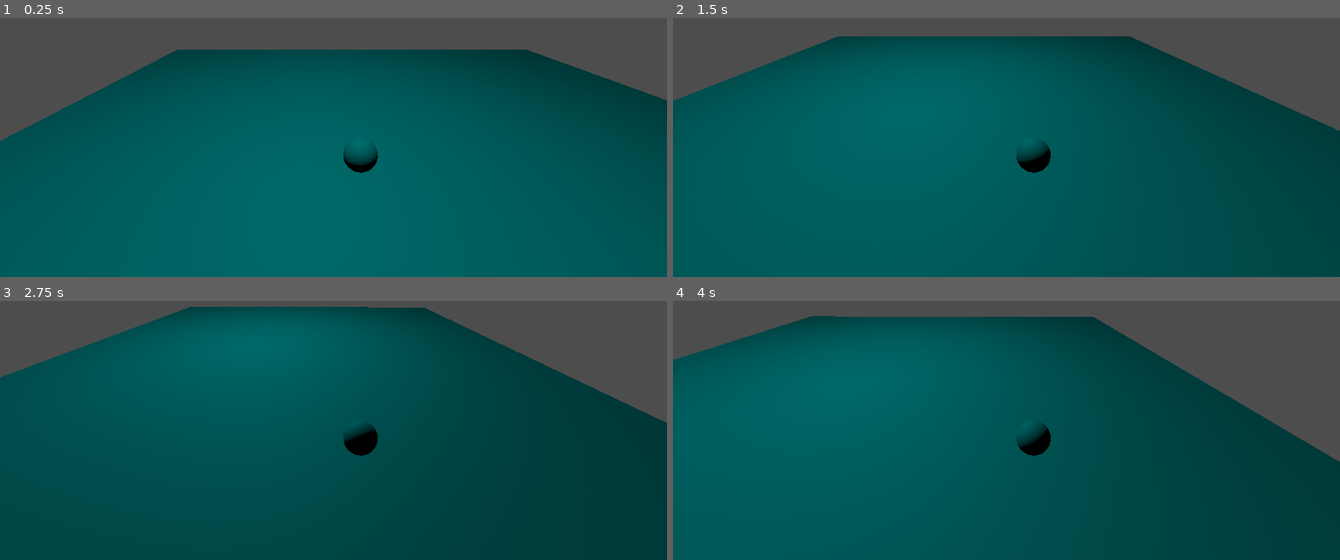
Above: before the commit, frames 1-4 (two rows, left to right).
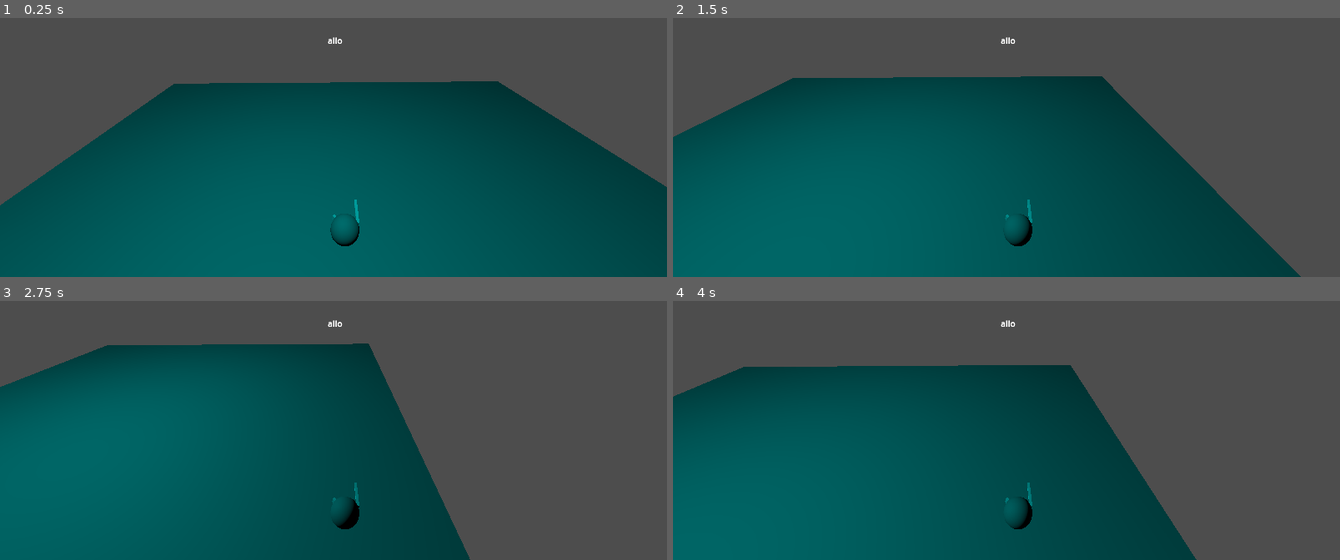
Above: after the commit, the same moments.

Repository: Jean-LoupIsReal/PasVampireSurvivor
Game: Godot game, scene res://Main.tscn
Two runs of this game, one before a commit and one after it. Both use one fixed random seed, a clock stepped at 60 frames per second and the inputs below.
Inputs:
- Up to frame 1 (0.25 s): no input
- Up to frame 2 (1.5 s): tap Enter at 0.5 s; hold Right (ui_right) 0.53-1.28 s; hold Down (ui_down) from 1.28 s (still down)
- Up to frame 3 (2.75 s): release Down (ui_down) at 2.03 s; hold Right (ui_right) from 2.03 s (still down)
- Up to frame 4 (4 s): release Right (ui_right) at 2.78 s; hold Up (ui_up) 2.78-3.53 s; hold Left (ui_left) from 3.53 s (still down)

The runs differ from the first frame. In frame 1, 19% of the frame differs, in the area x 0-100%, y 7-89%; in frame 2, 32%; in frame 3, 43%, in the area x 0-100%, y 2-100%; in frame 4, 38%.

Commit message:
Gun marche pas

Diff:
--- /dev/null
+++ b/Gun.tscn
@@ -0,0 +1,65 @@
+[gd_scene load_steps=5 format=3 uid="uid://dn20o353k0es3"]
+
+[sub_resource type="StandardMaterial3D" id="StandardMaterial3D_0pojk"]
+metallic = 0.34
+
+[sub_resource type="BoxMesh" id="BoxMesh_tym81"]
+material = SubResource("StandardMaterial3D_0pojk")
+size = Vector3(0.1, 0.1, 1)
+
+[sub_resource type="Animation" id="Animation_d72ev"]
+resource_name = "Shoot"
+length = 0.1
+step = 0.01
+tracks/0/type = "value"
+tracks/0/imported = false
+tracks/0/enabled = true
+tracks/0/path = NodePath(".:position")
+tracks/0/interp = 1
+tracks/0/loop_wrap = true
+tracks/0/keys = {
+"times": PackedFloat32Array(0, 0.01, 0.1),
+"transitions": PackedFloat32Array(1, 1, 1),
+"update": 0,
+"values": [Vector3(0, -0.0468697, -1.00613), Vector3(0, -0.047, -0.8), Vector3(0, -0.0468697, -1.00613)]
+}
+
+[sub_resource type="AnimationLibrary" id="AnimationLibrary_nsc6q"]
+_data = {
+"Shoot": SubResource("Animation_d72ev")
+}
+
+[node name="Gun" type="Node3D"]
+transform = Transform3D(1, 0, 0, 0, 1, 0, 0, 0, 1, 0, -0.0468697, -1.00613)
+
+[node name="MeshInstance3D" type="MeshInstance3D" parent="."]
+transform = Transform3D(1, 0, 0, 0, 1, 0, 0, 0, 1, 0, 0, 0.503067)
+mesh = SubResource("BoxMesh_tym81")
+
+[node name="MeshInstance3D2" type="MeshInstance3D" parent="."]
+transform = Transform3D(0.92307, 0, 0, 0, 0.160478, -0.209007, 0, -1.11488, -0.0300849, 0, -0.0678926, 0.049692)
+mesh = SubResource("BoxMesh_tym81")
+
+[node name="AnimationPlayer" type="AnimationPlayer" parent="."]
+libraries = {
+"": SubResource("AnimationLibrary_nsc6q")
+}
+
+[node name="Muzzle" type="Marker3D" parent="."]
+transform = Transform3D(1, 0, -3.8743e-07, 0, 1, 0, 3.8743e-07, 0, 1, 0.707018, -0.480814, -0.0676775)
+
+[node name="Timer" type="Timer" parent="."]
+wait_time = 10.0
+autostart = true
+
+[node name="TimeRemaining" type="Label" parent="."]
+offset_left = 629.0
+offset_top = 254.0
+offset_right = 916.0
+offset_bottom = 277.0
+text = "allo"
+
+[node name="RayCast3D" type="RayCast3D" parent="."]
+target_position = Vector3(0, -1, -1)
+
+[connection signal="timeout" from="Timer" to="." method="_on_timer_timeout"]
--- /dev/null
+++ b/GunScript2.gd
@@ -0,0 +1,19 @@
+extends Node
+
+
+@export var gunDépart: PackedScene
+var positionDuGun
+var equippedWeapon : Node3D
+
+# Called when the node enters the scene tree for the first time.
+func _ready():
+	positionDuGun = get_parent().find_child("PositionDuGun")
+	if gunDépart:
+		equip_weapon(gunDépart)
+
+func equip_weapon(Prendre_arme):
+	if equippedWeapon:
+		equippedWeapon.queue_free()
+	else:
+		equippedWeapon = Prendre_arme.instantiate()
+		positionDuGun.add_child(equippedWeapon)
--- a/Main.tscn
+++ b/Main.tscn
@@ -1,7 +1,8 @@
-[gd_scene load_steps=5 format=3 uid="uid://b0rumxjrsvqmw"]
+[gd_scene load_steps=6 format=3 uid="uid://b0rumxjrsvqmw"]
 
 [ext_resource type="PackedScene" uid="uid://bqracl43dvlb4" path="res://Player.tscn" id="1_t72va"]
-[ext_resource type="Script" path="res://Player.gd" id="2_tcs7g"]
+[ext_resource type="Script" path="res://GunScript2.gd" id="3_bnjvk"]
+[ext_resource type="PackedScene" uid="uid://dn20o353k0es3" path="res://Gun.tscn" id="4_d2xb2"]
 
 [sub_resource type="BoxShape3D" id="BoxShape3D_jeubl"]
 size = Vector3(30, 1, 30)
@@ -13,7 +14,7 @@
 transform = Transform3D(-0.764584, 0, -0.644524, 0, 1, 0, 0.644524, 0, -0.764584, 0.0533905, 0.0748601, 0)
 
 [node name="floor" type="StaticBody3D" parent="."]
-transform = Transform3D(1, 0, 1.78814e-07, 0, 1, 0, -1.78814e-07, 0, 1, 0, -1, 0)
+transform = Transform3D(0.642788, 0, 0.766044, 0, 1, 0, -0.766044, 0, 0.642788, 0, -1, 0)
 
 [node name="CollisionShape3D" type="CollisionShape3D" parent="floor"]
 shape = SubResource("BoxShape3D_jeubl")
@@ -23,11 +24,20 @@
 mesh = SubResource("BoxMesh_v7dab")
 
 [node name="CharacterBody3D" parent="." instance=ExtResource("1_t72va")]
-transform = Transform3D(1, 0, 2.68221e-07, 0, 1, 0, -2.68221e-07, 0, 1, -1.97604, 0.480814, -0.255499)
-script = ExtResource("2_tcs7g")
+transform = Transform3D(1, 0, 2.68221e-07, 0, 1, 0, -2.68221e-07, 0, 1, -0.31689, 0.480814, -0.030531)
 
 [node name="Camera3D" type="Camera3D" parent="CharacterBody3D"]
-transform = Transform3D(0.99887, 0.00792032, -0.0468768, 0.0126588, 0.906117, 0.422837, 0.0458249, -0.422953, 0.904993, -1.10301, 4.73303, 5.62842)
+transform = Transform3D(0.75471, 0.277263, -0.594591, 0, 0.906308, 0.422618, 0.656059, -0.318954, 0.683999, -4, 8, 4)
+
+[node name="Gun" parent="CharacterBody3D/Camera3D" instance=ExtResource("4_d2xb2")]
+transform = Transform3D(0.75471, -4.65661e-10, 0.656059, 0.277262, 0.906308, -0.318954, -0.594591, 0.422618, 0.684, -0.00628632, -4.94481, -9.57405)
+
+[node name="PositionDuGun" type="Marker3D" parent="CharacterBody3D"]
+transform = Transform3D(0.760633, 0, -0.649183, 0, 1, 0, 0.649183, 0, 0.760633, 0.532751, 0, 0.11747)
+
+[node name="GunScript2" type="Node" parent="CharacterBody3D"]
+script = ExtResource("3_bnjvk")
+"gunDépart" = ExtResource("4_d2xb2")
 
 [node name="OmniLight3D3" type="OmniLight3D" parent="."]
 transform = Transform3D(1, 0, 2.98023e-08, 0, 1, 0, -2.98023e-08, 0, 1, -3.71343, 12.9409, -0.430678)
--- a/Player.gd
+++ b/Player.gd
@@ -1,6 +1,6 @@
 extends CharacterBody3D
 
-const SPEED: int = 7
+const SPEED = 7
 
 func _ready():
 	pass
--- a/Player.tscn
+++ b/Player.tscn
@@ -1,10 +1,13 @@
-[gd_scene load_steps=3 format=3 uid="uid://bqracl43dvlb4"]
+[gd_scene load_steps=4 format=3 uid="uid://bqracl43dvlb4"]
+
+[ext_resource type="Script" path="res://Player.gd" id="1_eykp2"]
 
 [sub_resource type="BoxShape3D" id="BoxShape3D_gc0so"]
 
 [sub_resource type="SphereMesh" id="SphereMesh_cu3fg"]
 
 [node name="CharacterBody3D" type="CharacterBody3D"]
+script = ExtResource("1_eykp2")
 
 [node name="CollisionShape3D" type="CollisionShape3D" parent="."]
 shape = SubResource("BoxShape3D_gc0so")
--- /dev/null
+++ b/bullet.gd
@@ -0,0 +1,15 @@
+extends Node3D
+
+const SPEED = 40.0
+
+@onready var mesh = $BulletMesh
+@onready var ray = $RayCast3D
+
+# Called when the node enters the scene tree for the first time.
+func _ready():
+	pass # Replace with function body.
+
+
+# Called every frame. 'delta' is the elapsed time since the previous frame.
+func _process(delta):
+	position += transform.basis * Vector3(0, 0, -SPEED) * delta
--- /dev/null
+++ b/bullet.tscn
@@ -0,0 +1,20 @@
+[gd_scene load_steps=4 format=3 uid="uid://bwgu5oyuhpko4"]
+
+[ext_resource type="Script" path="res://bullet.gd" id="1_cqkfn"]
+
+[sub_resource type="StandardMaterial3D" id="StandardMaterial3D_mwlit"]
+metallic = 1.0
+metallic_specular = 0.0
+
+[sub_resource type="SphereMesh" id="SphereMesh_n2frk"]
+material = SubResource("StandardMaterial3D_mwlit")
+radius = 0.1
+height = 0.2
+
+[node name="Bullet" type="Node3D"]
+script = ExtResource("1_cqkfn")
+
+[node name="BulletMesh" type="MeshInstance3D" parent="."]
+mesh = SubResource("SphereMesh_n2frk")
+
+[node name="RayCast3D" type="RayCast3D" parent="."]
--- a/project.godot
+++ b/project.godot
@@ -19,3 +19,38 @@
 
 window/size/viewport_width=1280
 window/size/viewport_height=720
+
+[input]
+
+ui_left={
+"deadzone": 0.5,
+"events": [Object(InputEventKey,"resource_local_to_scene":false,"resource_name":"","device":0,"window_id":0,"alt_pressed":false,"shift_pressed":false,"ctrl_pressed":false,"meta_pressed":false,"pressed":false,"keycode":4194319,"physical_keycode":0,"key_label":0,"unicode":0,"echo":false,"script":null)
+, Object(InputEventJoypadButton,"resource_local_to_scene":false,"resource_name":"","device":0,"button_index":13,"pressure":0.0,"pressed":false,"script":null)
+, Object(InputEventJoypadMotion,"resource_local_to_scene":false,"resource_name":"","device":0,"axis":0,"axis_value":-1.0,"script":null)
+, Object(InputEventKey,"resource_local_to_scene":false,"resource_name":"","device":-1,"window_id":0,"alt_pressed":false,"shift_pressed":false,"ctrl_pressed":false,"meta_pressed":false,"pressed":false,"keycode":0,"physical_keycode":65,"key_label":0,"unicode":97,"echo":false,"script":null)
+]
+}
+ui_right={
+"deadzone": 0.5,
+"events": [Object(InputEventKey,"resource_local_to_scene":false,"resource_name":"","device":0,"window_id":0,"alt_pressed":false,"shift_pressed":false,"ctrl_pressed":false,"meta_pressed":false,"pressed":false,"keycode":4194321,"physical_keycode":0,"key_label":0,"unicode":0,"echo":false,"script":null)
+, Object(InputEventJoypadButton,"resource_local_to_scene":false,"resource_name":"","device":0,"button_index":14,"pressure":0.0,"pressed":false,"script":null)
+, Object(InputEventJoypadMotion,"resource_local_to_scene":false,"resource_name":"","device":0,"axis":0,"axis_value":1.0,"script":null)
+, Object(InputEventKey,"resource_local_to_scene":false,"resource_name":"","device":-1,"window_id":0,"alt_pressed":false,"shift_pressed":false,"ctrl_pressed":false,"meta_pressed":false,"pressed":false,"keycode":0,"physical_keycode":68,"key_label":0,"unicode":100,"echo":false,"script":null)
+]
+}
+ui_up={
+"deadzone": 0.5,
+"events": [Object(InputEventKey,"resource_local_to_scene":false,"resource_name":"","device":0,"window_id":0,"alt_pressed":false,"shift_pressed":false,"ctrl_pressed":false,"meta_pressed":false,"pressed":false,"keycode":4194320,"physical_keycode":0,"key_label":0,"unicode":0,"echo":false,"script":null)
+, Object(InputEventJoypadButton,"resource_local_to_scene":false,"resource_name":"","device":0,"button_index":11,"pressure":0.0,"pressed":false,"script":null)
+, Object(InputEventJoypadMotion,"resource_local_to_scene":false,"resource_name":"","device":0,"axis":1,"axis_value":-1.0,"script":null)
+, Object(InputEventKey,"resource_local_to_scene":false,"resource_name":"","device":-1,"window_id":0,"alt_pressed":false,"shift_pressed":false,"ctrl_pressed":false,"meta_pressed":false,"pressed":false,"keycode":0,"physical_keycode":87,"key_label":0,"unicode":119,"echo":false,"script":null)
+]
+}
+ui_down={
+"deadzone": 0.5,
+"events": [Object(InputEventKey,"resource_local_to_scene":false,"resource_name":"","device":0,"window_id":0,"alt_pressed":false,"shift_pressed":false,"ctrl_pressed":false,"meta_pressed":false,"pressed":false,"keycode":4194322,"physical_keycode":0,"key_label":0,"unicode":0,"echo":false,"script":null)
+, Object(InputEventJoypadButton,"resource_local_to_scene":false,"resource_name":"","device":0,"button_index":12,"pressure":0.0,"pressed":false,"script":null)
+, Object(InputEventJoypadMotion,"resource_local_to_scene":false,"resource_name":"","device":0,"axis":1,"axis_value":1.0,"script":null)
+, Object(InputEventKey,"resource_local_to_scene":false,"resource_name":"","device":-1,"window_id":0,"alt_pressed":false,"shift_pressed":false,"ctrl_pressed":false,"meta_pressed":false,"pressed":false,"keycode":0,"physical_keycode":83,"key_label":0,"unicode":115,"echo":false,"script":null)
+]
+}
Empty file added: Gun.gd
Empty file added: GunScript.gd
